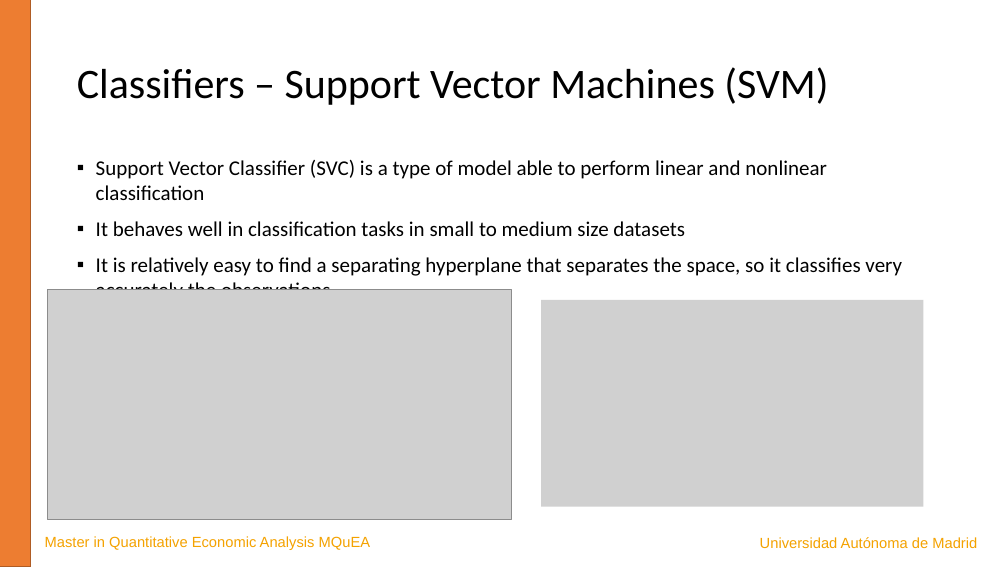
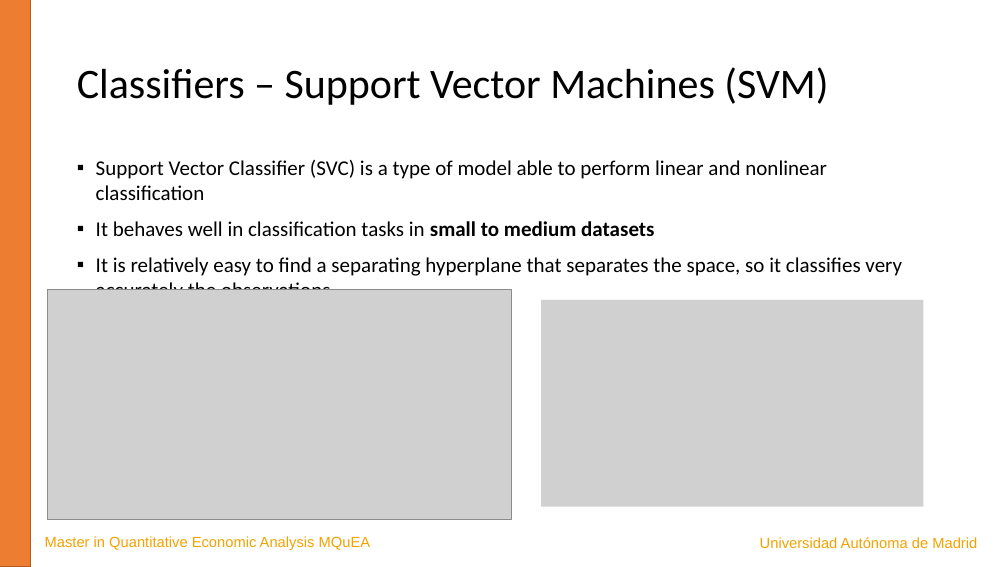
Before and after one commit to JavierBas/IMLEF-MQuEA, a slide deck: slide 8 of Course content/Slides/Topic 4 - Classification.pptx. Drawn at 1008x567 pixels with LibreOffice and Linux fonts; fonts in the diff are those of the drawing; grey boxes stand for pictures. Boxes give left, top, right and bottom in pixels: in the first picture for what was removed or moved away, otherwise in the second. Text is boxed around its words. In the diff, an @@ line names an element or a change of style, - is before the commit and + after.

```diff
--- a/Course content/Slides/Topic 4 - Classification.pptx
+++ b/Course content/Slides/Topic 4 - Classification.pptx
@@ text at bbox=[96, 221, 654, 236]: text changed @@
-▪ It behaves well in classification tasks in small to medium size datasets
+▪ It behaves well in classification tasks in small to medium datasets
```
Also in this commit, not shown: 6 other slides changed, 3 slides removed, 6 other files.
